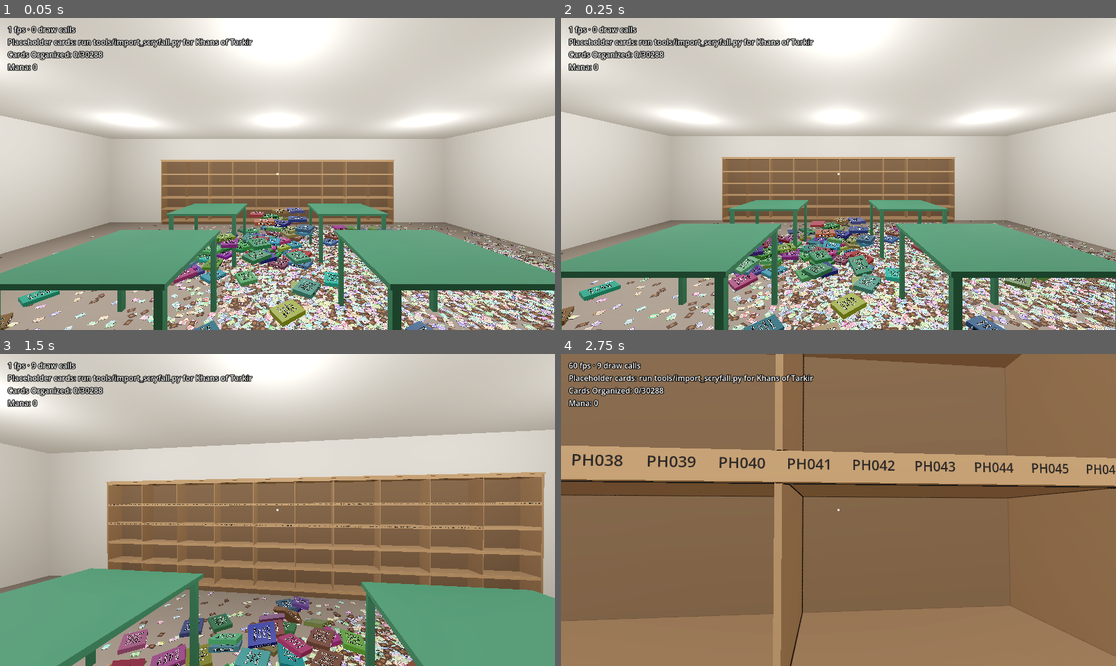
Above: before the commit, frames 1-4 (two rows, left to right).
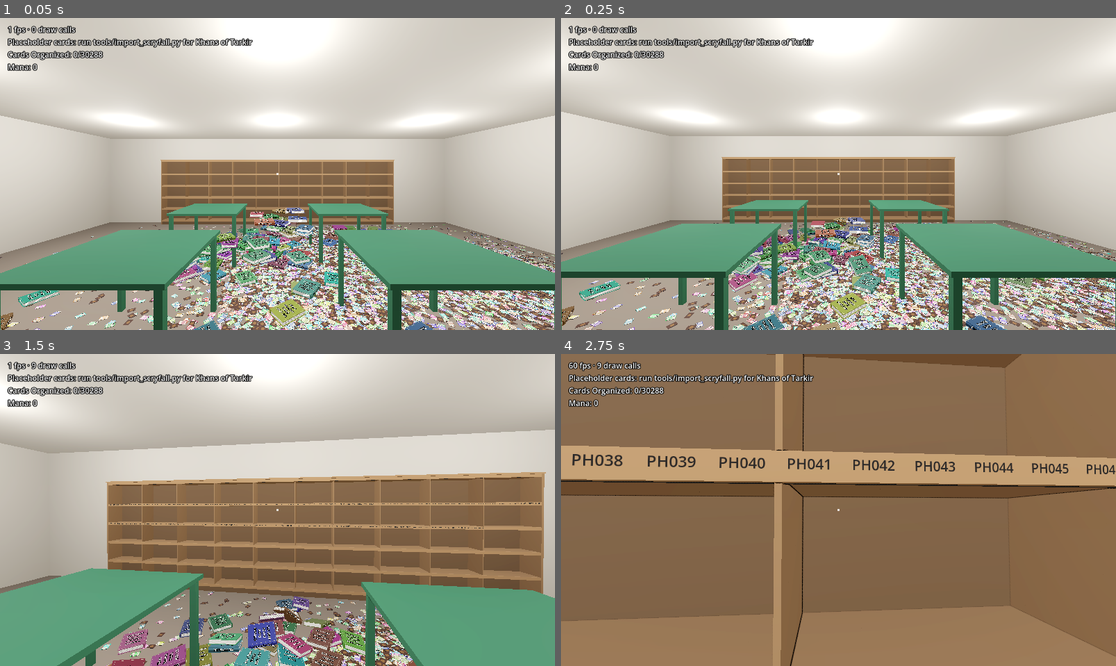
Above: after the commit, the same moments.

Repository: brian-kujawski/cracknstack
Game: Godot game, scene res://scenes/main.tscn
Two runs of this game, one before a commit and one after it. Both use one fixed random seed, a clock stepped at 60 frames per second and the inputs below.
Inputs (mouse positions are in pixels of both pictures, inside the frame that each line leads up to):
- Up to frame 1 (0.05 s): no input
- Up to frame 2 (0.25 s): no input
- Up to frame 3 (1.5 s): tap Enter at 0.5 s; move the mouse to (305, 510) at 0.52 s; hold W (move_forward) from 0.53 s (still down); tap Ctrl (crouch) at 0.6 s; click (305, 510) at 0.67 s; move the mouse to (249, 510) at 1.27 s; tap Mouse wheel down (flip_next) at 1.35 s
- Up to frame 4 (2.75 s): keep holding W (move_forward); move the mouse to (849, 503) at 2.02 s; tap Mouse wheel up (flip_previous) at 2.1 s

The runs differ from the first frame. In frame 1, 1.2% of the frame differs, in the area x 0-79%, y 61-100%; in frame 2, 1.3%, in the area x 0-89%, y 63-100%; in frame 3, 0.9%; in frame 4, nothing differs.

Commit message:
Make binders look like leather-bound collector binders
Closed binders get two stiff covers a little larger than the page block,
a rounded spine with two raised bands, a stack of sleeve sheets, three
metal rings on a mechanism by the spine, contrast stitching round both
covers and a pebbled leather grain (a generated normal map). Open, the
pages lie on a visible stack over stitched covers with the rings down the
middle. Footprint, collision, labels and pocket positions are unchanged.

The geometry is built once and shared by every binder: one leather draw
per binder, plus pages, metal and thread within 5 m.

Co-Authored-By: Claude Opus 5.5 (1M context) <noreply@anthropic.com>
Claude-Session: https://claude.ai/code/session_01VSWcKbtZt9F9DpbVEcjKxB

Diff:
--- a/scripts/binders/binder.gd
+++ b/scripts/binders/binder.gd
@@ -45,6 +45,22 @@
 const PAGE_DONE_GLOW := Color(1.0, 0.8, 0.35, 0.05)
 const PAGE_FLASH_GLOW := Color(1.0, 0.8, 0.35, 0.6)
 
+## The look of a closed binder: two stiff leather covers a little larger than
+## the pages, a rounded spine with two raised bands, a stack of sleeve pages,
+## and three metal rings by the spine. Details past this distance are hidden.
+const COVER_BOARD := 0.004
+const PAGE_INSET := Vector2(0.007, 0.008) # page edge to cover edge (x, y)
+const RING_X := -COVER.x / 2 + 0.021
+const RING_ZS := [-0.1, 0.0, 0.1]
+const DETAIL_RANGE := 5.0
+
+## Shared by every binder: the leather (one per-binder material) and the
+## details (pages, rings, stitching; shared materials). Built on first use.
+static var _leather_mesh: ArrayMesh
+static var _detail_mesh: ArrayMesh
+static var _open_mesh: ArrayMesh
+static var _grain: NoiseTexture2D
+
 var binder: BinderRange
 var contents: BinderContents
 var state := State.CLOSED
@@ -92,16 +108,24 @@
 	add_child(_closed_view)
 	_cover_material = StandardMaterial3D.new()
 	_cover_material.albedo_color = accent.darkened(0.35)
-	_cover_material.roughness = 0.5
+	_cover_material.roughness = 0.6
+	_cover_material.normal_enabled = true
+	_cover_material.normal_texture = _leather_grain()
+	_cover_material.normal_scale = 0.8
+	_cover_material.uv1_triplanar = true
+	_cover_material.uv1_scale = Vector3.ONE * 16.0
 	_cover_material.emission_enabled = true
 	_cover_material.emission = Color.BLACK
-	var mesh := BoxMesh.new()
-	mesh.size = SIZE
+	_build_meshes()
 	var body := MeshInstance3D.new()
-	body.mesh = mesh
+	body.mesh = _leather_mesh
 	body.material_override = _cover_material
-	body.position.y = THICKNESS / 2
 	_closed_view.add_child(body)
+	var details := MeshInstance3D.new()
+	details.mesh = _detail_mesh
+	details.cast_shadow = GeometryInstance3D.SHADOW_CASTING_SETTING_OFF
+	details.visibility_range_end = DETAIL_RANGE
+	_closed_view.add_child(details)
 
 	var cover := _make_label("%s\n%s" % [CardDatabase.get_set(binder.set_code).name, binder.numbers_text()], 44, 0.0009)
 	# Long set names wrap to fit the cover.
@@ -411,7 +435,11 @@
 	_open_view = Node3D.new()
 	add_child(_open_view)
 	var cover_mesh := BoxMesh.new()
-	cover_mesh.size = Vector3(COVER.x, OPEN_HEIGHT - 0.002, COVER.y)
+	cover_mesh.size = Vector3(COVER.x, COVER_BOARD + 0.001, COVER.y)
+	var open_details := MeshInstance3D.new()
+	open_details.mesh = _open_mesh
+	open_details.cast_shadow = GeometryInstance3D.SHADOW_CASTING_SETTING_OFF
+	_open_view.add_child(open_details)
 	var page_mesh := QuadMesh.new()
 	page_mesh.size = PAGE
 	var card_mesh := QuadMesh.new()
@@ -422,7 +450,7 @@
 		var cover := MeshInstance3D.new()
 		cover.mesh = cover_mesh
 		cover.material_override = _cover_material
-		cover.position = Vector3(_page_center_x(side), (OPEN_HEIGHT - 0.002) / 2, 0)
+		cover.position = Vector3(_page_center_x(side), (COVER_BOARD + 0.001) / 2, 0)
 		_open_view.add_child(cover)
 		var page := MeshInstance3D.new()
 		page.mesh = page_mesh
@@ -480,6 +508,155 @@
 				material.set_shader_parameter("glow", LOCKED_GLOW if contents.is_locked(first_pocket + i) else WRONG_GLOW)
 
 
+## Builds the shared meshes the first time a binder is set up.
+static func _build_meshes() -> void:
+	if _leather_mesh != null:
+		return
+	var half := COVER / 2
+	var leather := SurfaceTool.new()
+	leather.begin(Mesh.PRIMITIVE_TRIANGLES)
+	# Covers, flush with the binder's footprint.
+	for y in [COVER_BOARD / 2, THICKNESS - COVER_BOARD / 2]:
+		_append_box(leather, Vector3(COVER.x, COVER_BOARD, COVER.y), Vector3(0, y, 0))
+	# A rounded spine along -x, with a raised band near each end.
+	var spine_depth := 0.008
+	_append_spine(leather, spine_depth, THICKNESS / 2, COVER.y, 0.0)
+	for z in [-half.y + 0.035, half.y - 0.035]:
+		_append_spine(leather, spine_depth + 0.0015, THICKNESS / 2 + 0.0008, 0.008, z)
+	_leather_mesh = leather.commit()
+
+	var pages := SurfaceTool.new()
+	pages.begin(Mesh.PRIMITIVE_TRIANGLES)
+	# Sheets, each a thin slab with a hairline gap so the edge reads as a stack.
+	var page_left := -half.x + 0.022
+	var page_right := half.x - PAGE_INSET.x
+	var inside := THICKNESS - 2 * COVER_BOARD
+	var sheets := 14
+	for i in sheets:
+		var pitch := inside / sheets
+		_append_box(pages, Vector3(page_right - page_left, pitch * 0.75, COVER.y - 2 * PAGE_INSET.y),
+			Vector3((page_left + page_right) / 2, COVER_BOARD + pitch * (i + 0.5), 0))
+	var metal := SurfaceTool.new()
+	metal.begin(Mesh.PRIMITIVE_TRIANGLES)
+	# The ring mechanism on the back cover, and three rings through the pages.
+	_append_box(metal, Vector3(0.014, 0.003, COVER.y - 0.05), Vector3(RING_X, COVER_BOARD + 0.0015, 0))
+	for z in RING_ZS:
+		_append_ring(metal, inside / 2 - 0.001, 0.0018, Vector3(RING_X, THICKNESS / 2, z))
+	var thread := SurfaceTool.new()
+	thread.begin(Mesh.PRIMITIVE_TRIANGLES)
+	# Stitching just inside the edge of both covers.
+	for y in [-0.0002, THICKNESS + 0.0002]:
+		_append_stitching(thread, Rect2(-half.x + 0.018, -half.y + 0.01, COVER.x - 0.028, COVER.y - 0.02), y)
+	_detail_mesh = ArrayMesh.new()
+	_commit_surface(_detail_mesh, pages, _pages_material())
+	_commit_surface(_detail_mesh, metal, _metal_material())
+	_commit_surface(_detail_mesh, thread, _thread_material())
+
+	# Open: a page stack under each page, the mechanism and rings down the
+	# middle, and stitching round each cover.
+	var open_pages := SurfaceTool.new()
+	open_pages.begin(Mesh.PRIMITIVE_TRIANGLES)
+	for side in [-1, 1]:
+		_append_box(open_pages, Vector3(PAGE.x, OPEN_HEIGHT - COVER_BOARD - 0.0015, PAGE.y),
+			Vector3(side * COVER.x / 2, (OPEN_HEIGHT + COVER_BOARD - 0.0005) / 2, 0))
+	var open_metal := SurfaceTool.new()
+	open_metal.begin(Mesh.PRIMITIVE_TRIANGLES)
+	_append_box(open_metal, Vector3(0.012, 0.0025, COVER.y - 0.05), Vector3(0, COVER_BOARD + 0.0012, 0))
+	for z in RING_ZS:
+		_append_ring(open_metal, 0.0135, 0.0018, Vector3(0, OPEN_HEIGHT, z))
+	var open_thread := SurfaceTool.new()
+	open_thread.begin(Mesh.PRIMITIVE_TRIANGLES)
+	for side in [-1, 1]:
+		var x0: float = 0.0 if side > 0 else -COVER.x
+		_append_stitching(open_thread, Rect2(x0 + 0.005, -half.y + 0.005, COVER.x - 0.01, COVER.y - 0.01), COVER_BOARD + 0.0012)
+	_open_mesh = ArrayMesh.new()
+	_commit_surface(_open_mesh, open_pages, _pages_material())
+	_commit_surface(_open_mesh, open_metal, _metal_material())
+	_commit_surface(_open_mesh, open_thread, _thread_material())
+
+
+static func _append_box(tool: SurfaceTool, size: Vector3, center: Vector3) -> void:
+	var box := BoxMesh.new()
+	box.size = size
+	tool.append_from(box, 0, Transform3D(Basis.IDENTITY, center))
+
+
+## A half-round bulge along the -x edge: a flattened cylinder lying along z.
+static func _append_spine(tool: SurfaceTool, depth: float, radius: float, length: float, z: float) -> void:
+	var cylinder := CylinderMesh.new()
+	cylinder.top_radius = radius
+	cylinder.bottom_radius = radius
+	cylinder.height = length
+	cylinder.radial_segments = 24
+	cylinder.rings = 1
+	var basis := Basis(Vector3(1, 0, 0), PI / 2).scaled(Vector3(depth / radius, 1, 1))
+	tool.append_from(cylinder, 0, Transform3D(basis, Vector3(-COVER.x / 2 + depth, THICKNESS / 2, z)))
+
+
+## A metal ring standing across the spine (its loop in the x-y plane).
+static func _append_ring(tool: SurfaceTool, radius: float, wire: float, center: Vector3) -> void:
+	var torus := TorusMesh.new()
+	torus.inner_radius = radius - wire
+	torus.outer_radius = radius + wire
+	torus.rings = 24
+	torus.ring_segments = 8
+	tool.append_from(torus, 0, Transform3D(Basis(Vector3(1, 0, 0), PI / 2), center))
+
+
+## Four thin strips of thread round a rectangle (x, z) at height y.
+static func _append_stitching(tool: SurfaceTool, rect: Rect2, y: float) -> void:
+	const WIDTH := 0.0015
+	const HEIGHT := 0.0004
+	var c := rect.get_center()
+	_append_box(tool, Vector3(rect.size.x, HEIGHT, WIDTH), Vector3(c.x, y, rect.position.y))
+	_append_box(tool, Vector3(rect.size.x, HEIGHT, WIDTH), Vector3(c.x, y, rect.end.y))
+	_append_box(tool, Vector3(WIDTH, HEIGHT, rect.size.y), Vector3(rect.position.x, y, c.y))
+	_append_box(tool, Vector3(WIDTH, HEIGHT, rect.size.y), Vector3(rect.end.x, y, c.y))
+
+
+static func _commit_surface(mesh: ArrayMesh, tool: SurfaceTool, material: Material) -> void:
+	tool.set_material(material)
+	tool.commit(mesh)
+
+
+## A fine pebbled grain for the leather, as a normal map.
+static func _leather_grain() -> NoiseTexture2D:
+	if _grain == null:
+		var noise := FastNoiseLite.new()
+		noise.noise_type = FastNoiseLite.TYPE_CELLULAR
+		noise.frequency = 0.06
+		_grain = NoiseTexture2D.new()
+		_grain.width = 256
+		_grain.height = 256
+		_grain.seamless = true
+		_grain.as_normal_map = true
+		_grain.bump_strength = 6.0
+		_grain.noise = noise
+	return _grain
+
+
+static func _pages_material() -> StandardMaterial3D:
+	var material := StandardMaterial3D.new()
+	material.albedo_color = Color(0.9, 0.9, 0.88)
+	material.roughness = 0.35
+	return material
+
+
+static func _metal_material() -> StandardMaterial3D:
+	var material := StandardMaterial3D.new()
+	material.albedo_color = Color(0.78, 0.78, 0.8)
+	material.metallic = 1.0
+	material.roughness = 0.3
+	return material
+
+
+static func _thread_material() -> StandardMaterial3D:
+	var material := StandardMaterial3D.new()
+	material.albedo_color = Color(0.8, 0.75, 0.64)
+	material.roughness = 0.9
+	return material
+
+
 func _make_label(text: String, font_size: int, pixel_size: float) -> Label3D:
 	var label := Label3D.new()
 	label.text = text
